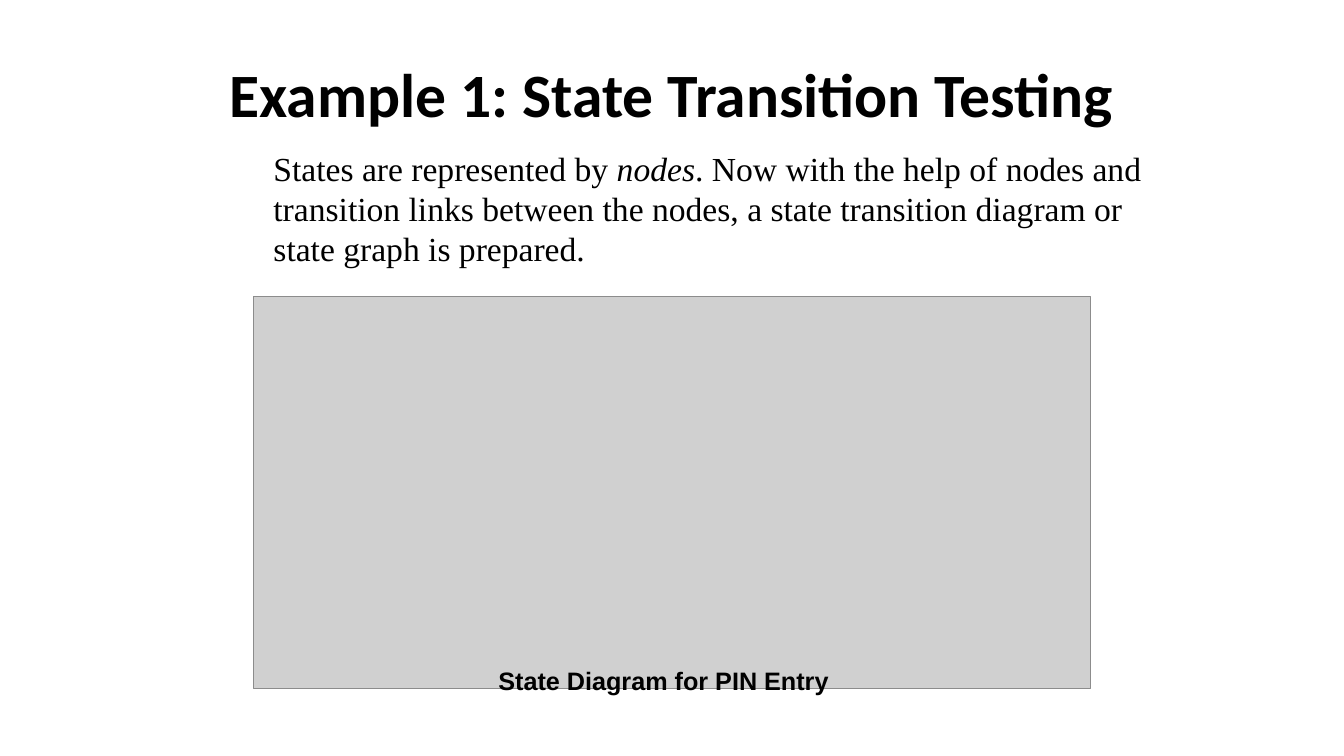
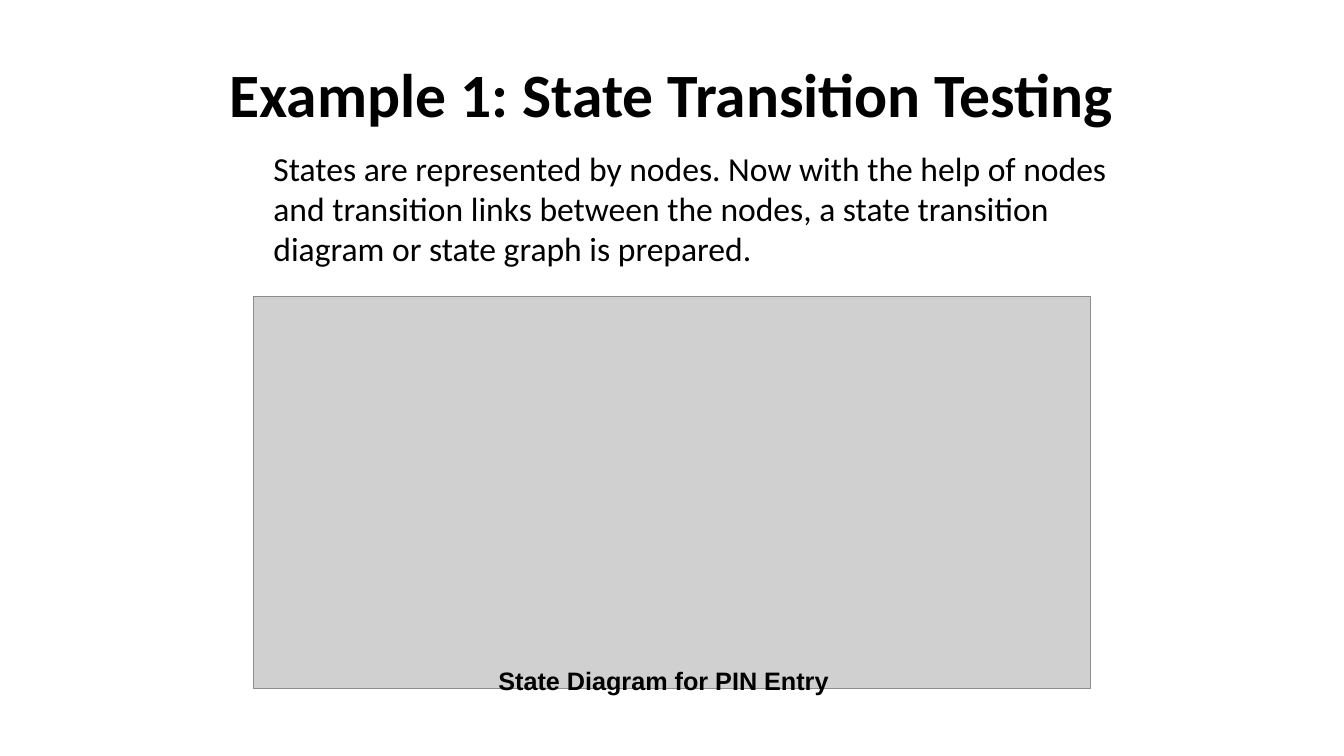
Before and after one commit to nashurgessa/Software-Testing-batch-2022-23, a slide deck: slide 5 of slides/L11 State_transition.pptx. Drawn at 1344x756 pixels with LibreOffice and Linux fonts; fonts in the diff are those of the drawing; grey boxes stand for pictures. Boxes give left, top, right and bottom in pixels: in the first picture for what was removed or moved away, otherwise in the second. Text is boxed around its words. In the diff, an @@ line names an element or a change of style, - is before the commit and + after.

```diff
--- a/slides/L11 State_transition.pptx
+++ b/slides/L11 State_transition.pptx
@@ text "States are represented by nodes. ..." at bbox=[273, 157, 1106, 267]: font Times New Roman to Calibri; italic off in "nodes." @@
```
Also in this commit, not shown: 1 other slide changed, 42 other files.
